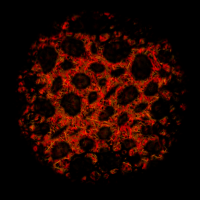
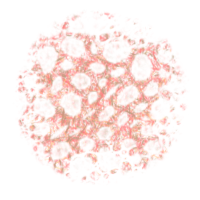
Comparing the layer stacks of the two (200, 200) images. Changes:
added layer "Ebene-Kopie" (50%) above "Ebene" over [12, 9, 190, 186]
hid "Ebene" over [12, 9, 190, 186]
hid "Hintergrund" over [0, 0, 200, 200]
